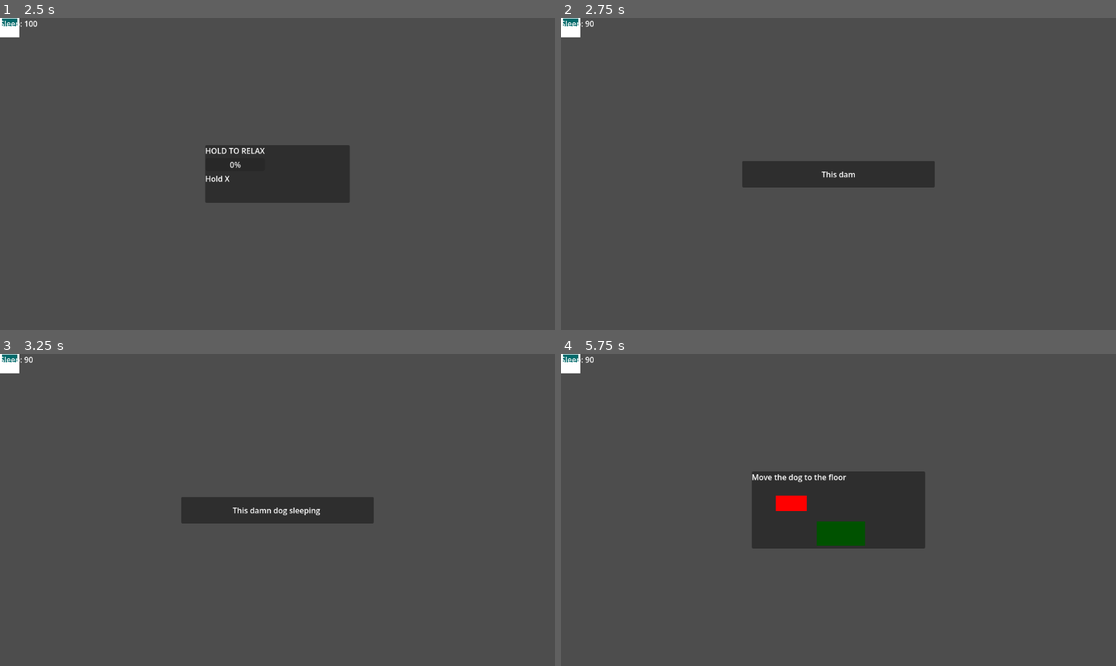
Above: before the commit, frames 1-4 (two rows, left to right).
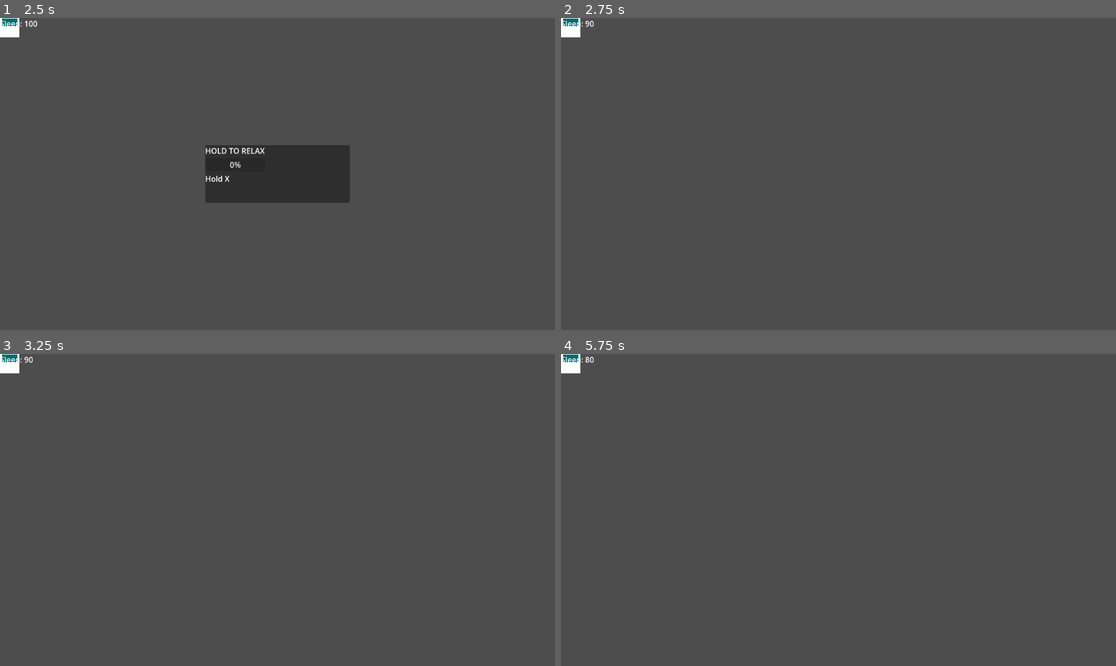
Above: after the commit, the same moments.

Repository: AiDN-Dev/let-me-sleep
Game: Godot game, scene res://Scenes/game.tscn
Same seed, same stepped clock (60 frames per second), same inputs: the game is played once before the commit and once after it. The project has no main scene, so this scene is started directly.
Inputs (mouse positions are in pixels of both pictures, inside the frame that each line leads up to):
- Up to frame 1 (2.5 s): tap Enter (ui_accept) at 0.5, 0.77, 1.25, 2 s; move the mouse to (399, 158) at 0.52 s; tap Space at 0.6, 2.3 s; click (399, 158) at 0.67 s; drag from (166, 189) to (249, 236) at 1.27 s; move the mouse to (333, 105) at 2.02 s; tap Z at 2.1 s; click (333, 105) at 2.17 s
- Up to frame 2 (2.75 s): no input
- Up to frame 3 (3.25 s): drag from (249, 572) to (111, 463) at 2.77 s
- Up to frame 4 (5.75 s): move the mouse to (1005, 556) at 3.52 s; tap C at 3.6 s; click (1005, 556) at 3.67 s; tap Enter (ui_accept) at 3.77, 4.25, 5 s; tap Space at 3.8, 5.1 s; drag from (672, 463) to (755, 432) at 4.27 s; move the mouse to (866, 510) at 5.02 s; click (866, 510) at 5.17 s

Frame 1 is identical in both runs. In frame 2, 2.9% of the frame differs, in the area x 32-68%, y 45-55%; in frame 3, 2.9%; in frame 4, 7.7%, in the area x 4-66%, y 0-63%.

Commit message:
Started laying difficutly foundations

Diff:
--- a/Scenes/game.tscn
+++ b/Scenes/game.tscn
@@ -1,11 +1,12 @@
 [gd_scene format=3 uid="uid://bsicf12quws2i"]
 
-[ext_resource type="Script" uid="uid://darwxehgn45y8" path="res://scripts/qte_window.gd" id="1_ebmjs"]
+[ext_resource type="Script" uid="uid://darwxehgn45y8" path="res://scripts/Interruptions/qte_window.gd" id="1_ebmjs"]
 [ext_resource type="Script" uid="uid://cnknpjkg77j4k" path="res://scripts/game.gd" id="1_qxrlw"]
 [ext_resource type="Script" uid="uid://br77gh4vfh0aa" path="res://scripts/Managers/interruption_manager.gd" id="2_wowpa"]
-[ext_resource type="Script" uid="uid://dd70biocct8y1" path="res://scripts/dog_interrupt_window.gd" id="3_wrm1d"]
-[ext_resource type="Script" uid="uid://divahfntlfbln" path="res://scripts/dog.gd" id="4_3dryh"]
-[ext_resource type="Script" uid="uid://csx5xfyx5hop1" path="res://scripts/dialog_box.gd" id="6_i6g32"]
+[ext_resource type="Script" uid="uid://dd70biocct8y1" path="res://scripts/Interruptions/Dog/dog_interrupt_window.gd" id="3_wrm1d"]
+[ext_resource type="Script" uid="uid://divahfntlfbln" path="res://scripts/Interruptions/Dog/dog.gd" id="4_3dryh"]
+[ext_resource type="Script" uid="uid://oqpbsgp48r51" path="res://scripts/Interruptions/Piss1/toilet_interrupt_window.gd" id="5_1l0tm"]
+[ext_resource type="Script" uid="uid://csx5xfyx5hop1" path="res://scripts/UI/dialog_box.gd" id="6_i6g32"]
 
 [node name="Game" type="Node2D" unique_id=1645798551]
 script = ExtResource("1_qxrlw")
@@ -64,6 +65,38 @@
 offset_right = 40.0
 offset_bottom = 23.0
 text = "Move the dog to the floor"
+
+[node name="ToiletInterruptWindow" type="Panel" parent="UI/InterruptionManager" unique_id=13485969]
+visible = false
+anchors_preset = 8
+anchor_left = 0.5
+anchor_top = 0.5
+anchor_right = 0.5
+anchor_bottom = 0.5
+offset_left = -180.0
+offset_top = -80.0
+offset_right = 180.0
+offset_bottom = 80.0
+grow_horizontal = 2
+grow_vertical = 2
+script = ExtResource("5_1l0tm")
+
+[node name="InstructionLabel" type="Label" parent="UI/InterruptionManager/ToiletInterruptWindow" unique_id=663120255]
+layout_mode = 0
+offset_right = 40.0
+offset_bottom = 23.0
+text = "MASH SPACE TO HOLD IT"
+
+[node name="ReleifMeter" type="ProgressBar" parent="UI/InterruptionManager/ToiletInterruptWindow" unique_id=398086805]
+layout_mode = 0
+offset_left = 5.0
+offset_top = 128.0
+offset_right = 355.0
+offset_bottom = 155.0
+
+[node name="CountdownTimer" type="Timer" parent="UI/InterruptionManager/ToiletInterruptWindow" unique_id=1893676708]
+wait_time = 4.0
+one_shot = true
 
 [node name="QTEWindow" type="Panel" parent="UI" unique_id=1635344650]
 visible = false
--- /dev/null
+++ b/scripts/Interruptions/Dog/dog.gd
@@ -0,0 +1,75 @@
+extends ColorRect
+
+signal drag_finished
+
+@export var floor_node_path: NodePath
+@onready var floor = get_node(floor_node_path)
+
+var dragging := false
+var drag_offset := Vector2.ZERO
+var active := false
+
+# --- Difficulty variables ---
+var difficulty := 0
+var pull_strength := 20.0
+var max_time := 5.0
+var elapsed := 0.0
+var rng := RandomNumberGenerator.new()
+
+func _ready():
+	rng.randomize()
+
+func start_dragging(new_difficulty: int = 0):
+	position = Vector2(50,50)
+	dragging = false
+	active = true
+	elapsed = 0.0
+
+	difficulty = new_difficulty
+	pull_strength = 20 + difficulty * 5
+	max_time = max(1.5, 5.0 - difficulty * 0.2)
+
+func _process(delta):
+	if not active:
+		return
+
+	elapsed += delta
+
+	# Only apply pull-back if player is NOT dragging
+	if not dragging:
+		if rng.randf() < 0.02 + difficulty * 0.01:
+			position += Vector2(rng.randf_range(-1,1), rng.randf_range(-1,1)) * pull_strength * delta
+
+	# Fail if time runs out
+	if elapsed >= max_time:
+		active = false
+		emit_signal("drag_finished", false)
+
+func _gui_input(event):
+	if not active:
+		return
+
+	if event is InputEventMouseButton and event.button_index == MOUSE_BUTTON_LEFT:
+		if event.pressed:
+			# Check if mouse is inside the dog
+			if Rect2(Vector2.ZERO, size).has_point(get_local_mouse_position()):
+				dragging = true
+				drag_offset = position - get_local_mouse_position()
+		else:
+			if dragging:
+				dragging = false
+				check_completion()
+	elif event is InputEventMouseMotion and dragging:
+		position = get_local_mouse_position() + drag_offset
+
+func check_completion() -> void:
+	if not active:
+		return  # already finished, ignore
+
+	var dog_rect = Rect2(position, size)
+	var floor_rect = Rect2(floor.position, floor.size)
+	if dog_rect.intersects(floor_rect):
+		print("Dog has met the floor should be finishing the mini-game")
+		active = false
+		dragging = false
+		emit_signal("drag_finished", true)
--- /dev/null
+++ b/scripts/Interruptions/Dog/dog_interrupt_window.gd
@@ -0,0 +1,22 @@
+extends Panel
+
+signal interruption_finished(success: bool)
+
+var interruption_type: String = "dog"
+
+@onready var dog = $Dog
+
+func _ready():
+	dog.connect("drag_finished", Callable(self, "_on_dog_drag_finished"))
+	hide()
+
+func start_interruption(difficulty: int = 0):
+	show()
+	dog.start_dragging(difficulty)
+
+func _on_dog_drag_finished(success: bool):
+	_finish(success)
+
+func _finish(success: bool):
+	hide()
+	emit_signal("interruption_finished", success)
--- /dev/null
+++ b/scripts/Interruptions/Piss1/toilet_interrupt_window.gd
@@ -0,0 +1,70 @@
+extends Panel
+
+signal interruption_finished(success: bool)
+
+@onready var progress_bar: ProgressBar = $ReleifMeter
+@export var required_progress: float = 20.0  # Progress to reach
+@export var max_time: float = 5.0            # Time limit in seconds
+
+var interruption_type: String = "toilet"
+var progress := 0.0
+var active := false
+var elapsed := 0.0
+
+# Difficulty variables
+var difficulty := 0  # night_progress
+var progress_per_press := 1.0
+var decay_speed := 0.5  # Progress lost per second
+
+func start_interruption(new_difficulty: int = 0):
+	difficulty = new_difficulty
+	progress = 0.0
+	elapsed = 0.0
+	active = true
+	show()
+
+	# Scale the player's effectiveness
+	progress_per_press = 1.5 - difficulty * 0.05
+	if progress_per_press < 0.3:
+		progress_per_press = 0.3
+
+	# Scale the bar's pull-back (higher difficulty → faster decay)
+	decay_speed = 0.3 + difficulty * 0.1
+
+	progress_bar.max_value = required_progress
+	progress_bar.value = progress
+
+func _process(delta: float):
+	if not active:
+		return
+
+	elapsed += delta
+
+	# The bar fights back
+	progress -= decay_speed * delta
+	progress = clamp(progress, 0, required_progress)
+	progress_bar.value = progress
+
+	# Fail if time runs out
+	if elapsed >= max_time:
+		_finish(false)
+
+func _input(event: InputEvent):
+	if not active:
+		return
+
+	# Mash with SPACE
+	if event is InputEventKey and event.pressed and event.keycode == KEY_SPACE:
+		progress += progress_per_press
+		progress = clamp(progress, 0, required_progress)
+		progress_bar.value = progress
+
+		if progress >= required_progress:
+			_finish(true)
+
+func _finish(success: bool):
+	if not active:
+		return
+	active = false
+	hide()
+	emit_signal("interruption_finished", success)
--- a/scripts/qte_window.gd
+++ b/scripts/Interruptions/qte_window.gd
@@ -1,10 +1,10 @@
 extends Panel
 
-signal qte_finished(sucess: bool)
+signal qte_finished(success: bool)
 
 @export var hold_key: Key = KEY_Z
-@export var hold_time: float = 2.0 # Seconds required to compelte task
-@export var grace_time: float = 1.5 # Seconds allowed before failure
+@export var hold_time: float = 2.0
+@export var grace_time: float = 1.5
 
 @onready var instruction_label: Label = $VBoxContainer/InstructionsLabel
 @onready var progress_bar: ProgressBar = $VBoxContainer/EventProgressbar
@@ -31,19 +31,26 @@
 	if not active:
 		return
 
+	# Update progress
 	if Input.is_key_pressed(hold_key):
 		progress += delta
 	else:
 		remaining_grace -= delta
 
+	# Clamp values
+	progress = clamp(progress, 0, hold_time)
+	remaining_grace = max(0, remaining_grace)
 	progress_bar.value = progress
 
-	if progress >= hold_time:
+	# Only finish once
+	if progress >= hold_time and active:
 		_finish(true)
-	elif remaining_grace <= 0:
+	elif remaining_grace <= 0 and active:
 		_finish(false)
 
 func _finish(success: bool) -> void:
+	if not active:
+		return  # prevent double finish
 	active = false
 	hide()
 	emit_signal("qte_finished", success)
--- a/scripts/Managers/interruption_manager.gd
+++ b/scripts/Managers/interruption_manager.gd
@@ -6,7 +6,7 @@
 # Add all mini-game nodes here
 @onready var interruptions := [
 	$DogInterruptWindow,
-	#$ToiletInterruptWindow,
+	$ToiletInterruptWindow,
 	#$WaterInterruptWindow
 ]
 
@@ -33,25 +33,29 @@
 func _ready():
 	rng.randomize()
 
-	# Connect all interruption finished signals
+	# Connect all interruption finished signals safely
 	for panel in interruptions:
-		panel.connect("interruption_finished", Callable(self, "_on_interruption_finished"))
+		if panel.has_signal("interruption_finished"):
+			panel.connect("interruption_finished", Callable(self, "_on_interruption_finished"))
+		else:
+			print("Warning: panel ", panel.name, " has no 'interruption_finished' signal!")
 
 	# Hide all panels at start
 	for panel in interruptions:
 		panel.hide()
 
 
+
 # Call this to start a random interruption
-func start_random_interruption():
+func start_random_interruption(difficulty: int = 0):
 	var panel = interruptions.pick_random()
 	# Determine type of interuption
 	var type = panel.interruption_type
 	var text = flavour_text[type].pick_random()
 	await dialog_box.show_text(text, 2.0)
 
-	panel.start_interruption()
+	panel.start_interruption(difficulty)
 
 
-func _on_interruption_finished():
-	emit_signal("interruption_finished")
+func _on_interruption_finished(success: bool):
+	emit_signal("interruption_finished", success)
--- a/scripts/dog.gd
+++ /dev/null
@@ -1,29 +0,0 @@
-extends ColorRect
-
-signal drag_finished
-
-@export var floor_node_path: NodePath
-@onready var floor = get_node(floor_node_path)
-
-var dragging := false
-var drag_offset := Vector2.ZERO
-
-func _gui_input(event: InputEvent) -> void:
-	if event is InputEventMouseButton and event.button_index == MOUSE_BUTTON_LEFT:
-		if event.pressed:
-			# Check if mouse is inside the dog
-			if Rect2(Vector2.ZERO, size).has_point(get_local_mouse_position()):
-				dragging = true
-				drag_offset = position - get_local_mouse_position()
-		else:
-			if dragging:
-				dragging = false
-				check_completion()
-	elif event is InputEventMouseMotion and dragging:
-		position = get_local_mouse_position() + drag_offset
-
-func check_completion() -> void:
-	var dog_rect = Rect2(position, size)
-	var floor_rect = Rect2(floor.position, floor.size)
-	if dog_rect.intersects(floor_rect):
-		emit_signal("drag_finished")
--- a/scripts/dog_interrupt_window.gd
+++ /dev/null
@@ -1,16 +0,0 @@
-extends Panel
-
-signal interruption_finished
-
-var interruption_type: String = "dog"
-
-@onready var dog = $Dog
-
-func start_interruption():
-	show()
-	dog.position = Vector2(50, 50)
-	dog.connect("drag_finished", Callable(self, "_finish"), CONNECT_ONE_SHOT)
-
-func _finish():
-	hide()
-	emit_signal("interruption_finished")
--- a/scripts/game.gd
+++ b/scripts/game.gd
@@ -3,9 +3,11 @@
 # === Node references ===
 @onready var qte_window = $UI/QTEWindow
 @onready var interruption_manager = $UI/InterruptionManager
-@onready var dog_window = $UI/InterruptionManager/DogInterruptWindow
+#@onready var dog_window = $UI/InterruptionManager/DogInterruptWindow
 #@onready var fail_panel = $UI/FailPanel
 @onready var sleep_label = $UI/SleepScoreLabel
+
+var night_progress := 0
 
 # Random number generator
 var rng := RandomNumberGenerator.new()
@@ -20,7 +22,9 @@
 	interruption_manager.connect("interruption_finished", Callable(self, "_on_interruption_finished"))
 
 	# Connect dog interruption signal (once)
-	dog_window.connect("interruption_finished", Callable(self, "_on_dog_finished"))
+	#dog_window.connect("interruption_finished", Callable(self, "_on_dog_finished"))
+
+	# Connect toilet?
 
 	# Connect SleepManager fail state signal
 	SleepManager.connect("fail_state_triggered", Callable(self, "_on_fail_state"))
@@ -51,31 +55,45 @@
 		"IGNORE THE THOUGHTS"
 	]
 
+	# Difficulty scaling
+	var base_time: float = 2.0
+	var difficulty_scale: float = 0.1 * night_progress
+	qte_window.hold_time = max(0.6, base_time - difficulty_scale)
+
 	qte_window.start_qte(texts.pick_random(), key)
 
 # === Event handlers ===
 func _on_qte_finished(success: bool) -> void:
 	if success:
 		SleepManager.adjust_score(5)   # reward for success
+		night_progress += 1
 		start_sleep()
 	else:
 		SleepManager.adjust_score(-10) # penalty for failure
-		interruption_manager.start_random_interruption()
+		if rng.randf() < 0.2 + night_progress * 0.05:
+			interruption_manager.start_random_interruption(night_progress)
+		else:
+			start_sleep()
 
-func _on_dog_finished() -> void:
-	dog_window.hide()
-	SleepManager.adjust_score(5)  # reward for completing dog interrupt
+#func _on_dog_finished() -> void:
+#	dog_window.hide()
+#	SleepManager.adjust_score(5)  # reward for completing dog interrupt
+#	start_sleep()
+
+func _on_interruption_finished(success: bool):
+	if success:
+		SleepManager.adjust_score(5)
+	else:
+		SleepManager.adjust_score(-15)
+
 	start_sleep()
-
-func _on_interruption_finished():
-	print("Intteruption finished")
 
 # === Fail state ===
 func _on_fail_state() -> void:
 	print("You failed to sleep, now you have to spend the night pondering your choices")
 	# Hide all active panels / stop the sleep loop
-	dog_window.hide()
-	qte_window.hide()
+#	dog_window.hide()
+#	qte_window.hide()
 	#fail_panel.show()
 
 # === UI updates ===
Renamed: scripts/dog.gd.uid -> scripts/Interruptions/Dog/dog.gd.uid
Renamed: scripts/dog_interrupt_window.gd.uid -> scripts/Interruptions/Dog/dog_interrupt_window.gd.uid
Not shown, added: scripts/Interruptions/Piss1/toilet_interrupt_window.gd.uid
Renamed: scripts/qte_window.gd.uid -> scripts/Interruptions/qte_window.gd.uid
Renamed: scripts/dialog_box.gd -> scripts/UI/dialog_box.gd
Renamed: scripts/dialog_box.gd.uid -> scripts/UI/dialog_box.gd.uid
